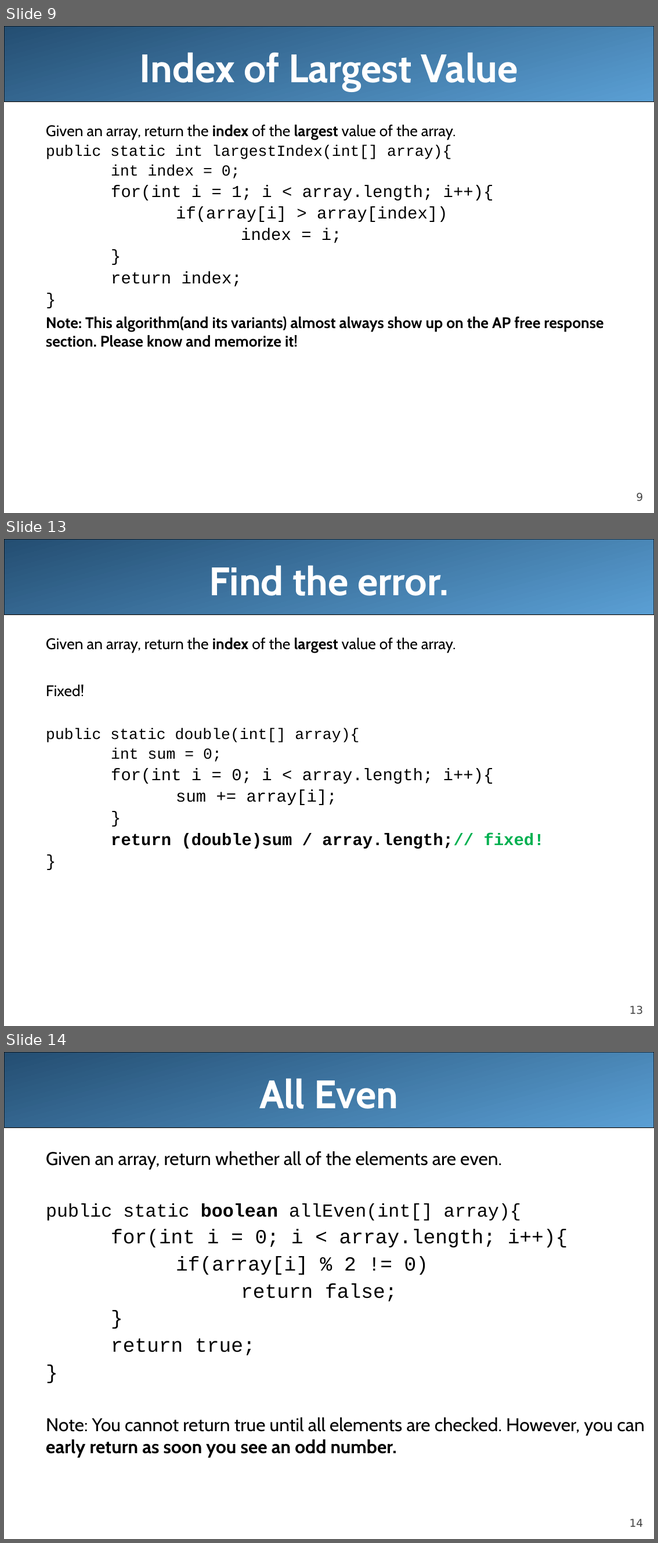
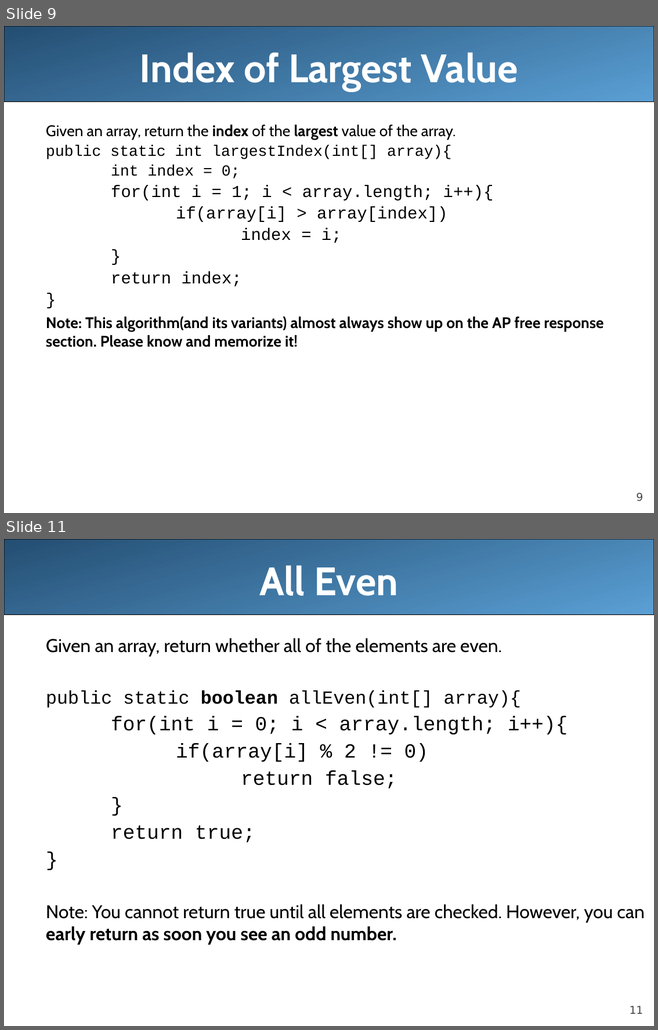
Before and after one commit to LongBaoNguyen/longbaonguyen.github.io, a slide deck: courses/apcsa/lecture17.ppt. Shown one above the other, each under a label of ours: slides 9, 13 and 14 before the commit, slides 9 and 11 after it; the slides between them are not shown. The pictures are 658x1543 and 658x1030 pixels, drawn with LibreOffice and Linux fonts; fonts in the diff are those of the drawing. Boxes give left, top, right and bottom in pixels: in the first picture for what was removed or moved away, otherwise in the second. Text is boxed around its words. In the diff, an @@ line names an element or a change of style, - is before the commit and + after.

```diff
--- a/courses/apcsa/lecture17.ppt
+++ b/courses/apcsa/lecture17.ppt
@@ slide 13 removed at (4, 539, 654, 1026), background #FFFFFF; not listed: 2 template elements that a slide beside it also shows @@
@@ title removed at (209, 565, 448, 596) @@
-Find the error.
@@ text removed at (46, 638, 544, 849) @@
-  Given an array, return the index of the largest value of the array.
-  Fixed!
-  public static double(int[] array){
-  int sum = 0;
-  for(int i = 0; i < array.length; i++){
-  sum += array[i];
-  }
-  return (double)sum / array.length;// fixed!
-  }
@@ what was slide 14 is now slide 11 @@
@@ page number at (629, 1006, 643, 1014): text changed @@
-14
+11
```
Also in this commit, not shown: 3 slides changed, 1 slide added, 2 other slides removed, 7 other files.
